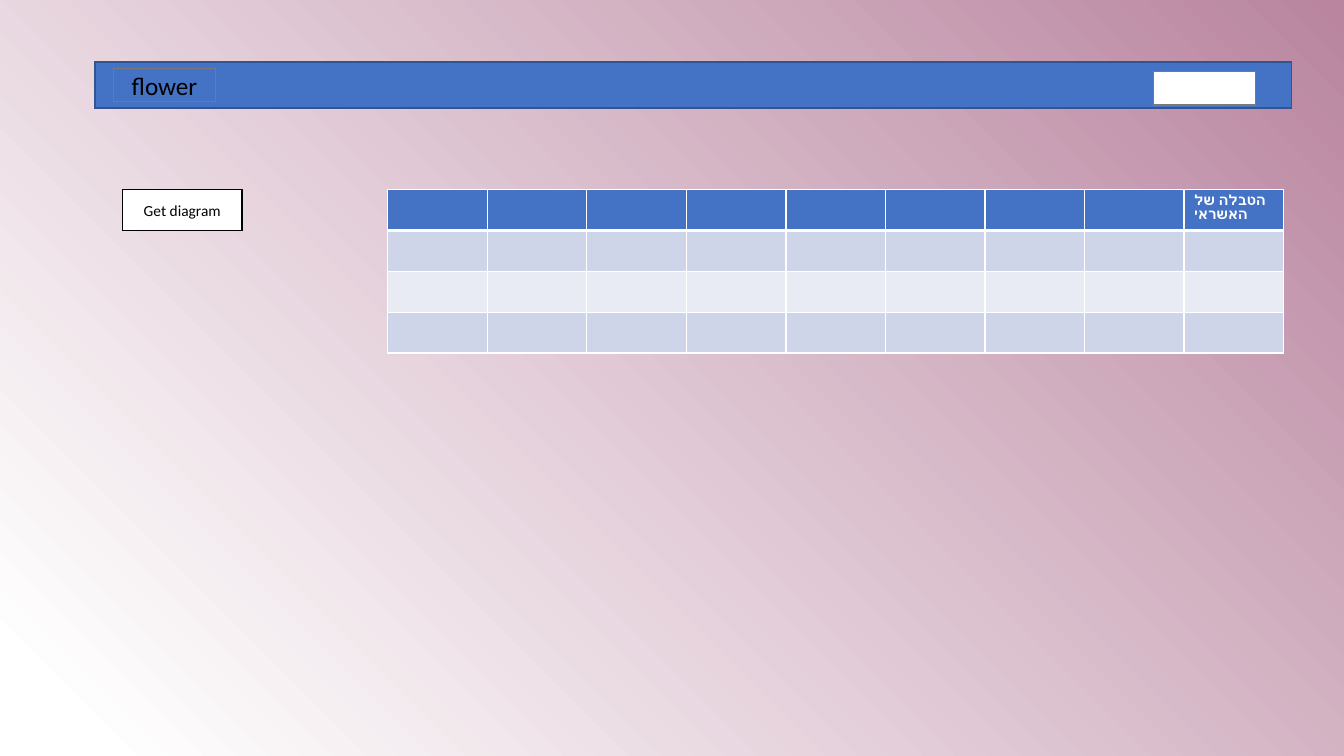
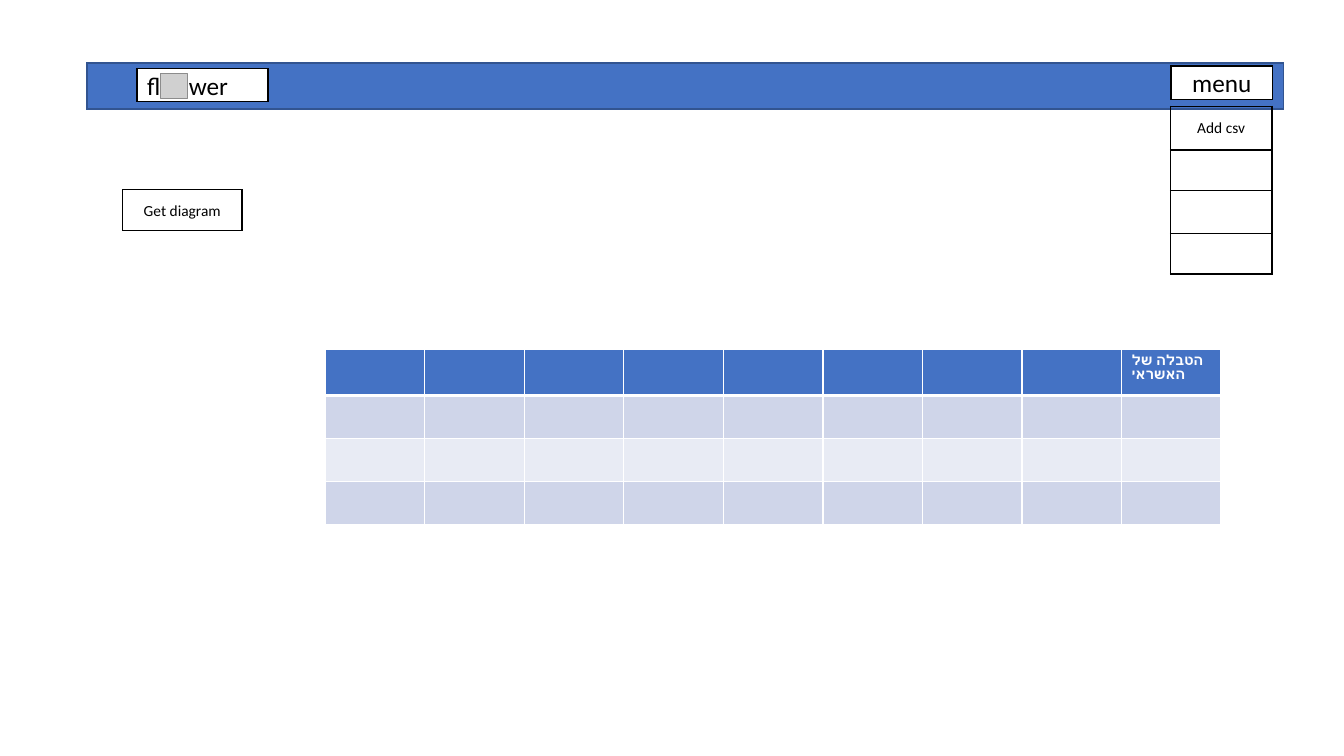
Before and after one commit to nizanf/Flower, a slide deck: slide 2 of src/assets/img/Presentation2 - application.pptx (slide 1 before the commit). Drawn at 1344x756 pixels with LibreOffice and Linux fonts; fonts in the diff are those of the drawing; grey boxes stand for pictures; background and template pictures are left out. Boxes give left, top, right and bottom in pixels: in the first picture for what was removed or moved away, otherwise in the second. Text is boxed around its words. In the diff, an @@ line names an element or a change of style, - is before the commit and + after.

```diff
--- a/src/assets/img/Presentation2 - application.pptx
+++ b/src/assets/img/Presentation2 - application.pptx
@@ background gradient #B9859F to #FFFFFF to #FFFFFF @@
@@ rectangle moved from (x1=95, y1=62, x2=1292, y2=108) to (x1=87, y1=63, x2=1284, y2=109) @@
@@ rectangle removed at (x1=114, y1=69, x2=216, y2=102) @@
-flower
@@ rectangle added at (x1=137, y1=69, x2=268, y2=102), fill #FFFFFF, outline #000000 1 pt, 18 pt, text #000000 @@
+fl wer
@@ picture added at (x1=161, y1=74, x2=189, y2=98) @@
@@ rectangle removed at (x1=1154, y1=72, x2=1256, y2=105) @@
@@ rectangle added at (x1=1172, y1=67, x2=1273, y2=100), fill #FFFFFF, outline #000000 1 pt, 18 pt, text #000000 @@
+menu
@@ table added at (x1=1171, y1=106, x2=1272, y2=272), 4 rows, 1 columns @@
+Add csv
+
+
+
@@ table resized from (x1=388, y1=190, x2=1287, y2=356) to (x1=326, y1=349, x2=1224, y2=525) @@
```
Also in this commit, not shown: 1 other slide changed, 1 slide added, 2 other files.
